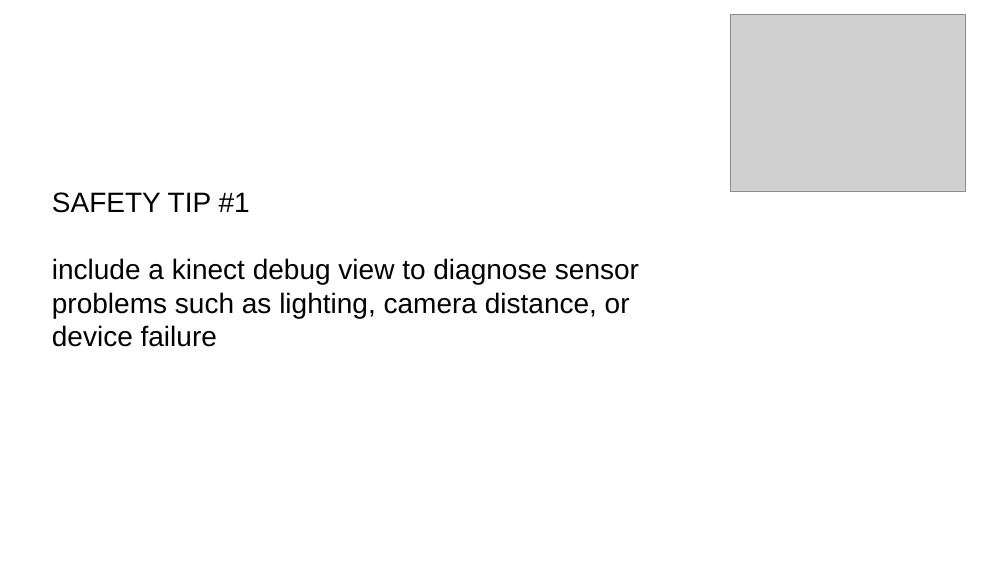
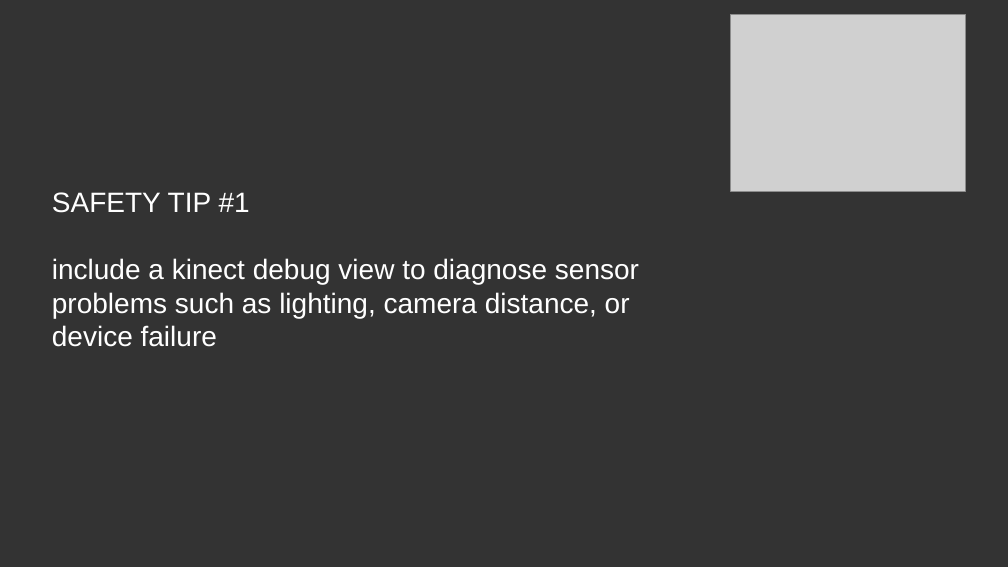
Before and after one commit to kindohm/kinect-level-up, a slide deck: slide 10 of presentation/LevelUpKinect.pptx. Drawn at 1008x567 pixels with LibreOffice and Linux fonts; fonts in the diff are those of the drawing; grey boxes stand for pictures. Boxes give left, top, right and bottom in pixels: in the first picture for what was removed or moved away, otherwise in the second. Text is boxed around its words. In the diff, an @@ line names an element or a change of style, - is before the commit and + after.

```diff
--- a/presentation/LevelUpKinect.pptx
+++ b/presentation/LevelUpKinect.pptx
@@ background #FFFFFF to #333333 @@
@@ text "SAFETY TIP #1" at (x1=52, y1=192, x2=639, y2=347): text colour #000000 to #FFFFFF @@
```
Also in this commit, not shown: 22 other slides changed, 1 slide added, 1 other file.
